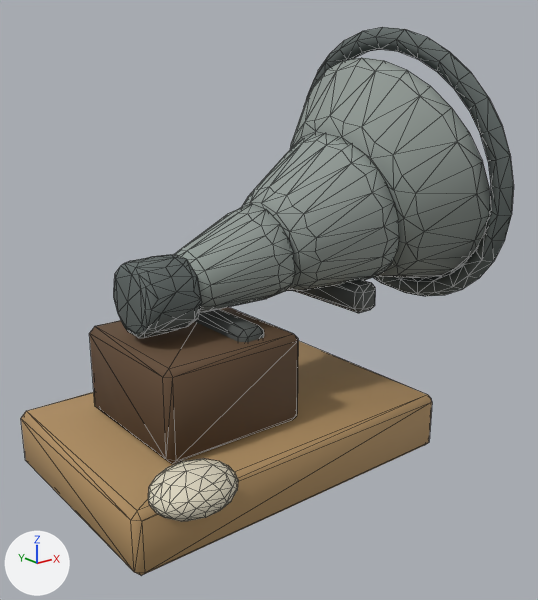
Before and after pictures for a commit that changed the glTF model sketches/core-loop/assets/models/park/props/sinkhole/echo_horn_a_lod1.glb.
One viewpoint serves both versions: a camera (50 mm lens) standing at (-3.05, -3.8, 2.62) and looking at (-0.07, -0.07, 1.12). Every picture has the same lights, and +X, +Y and +Z are marked at lower left. The first picture is the older version. Mesh edges are drawn as thin lines. Where no turn or scale is listed for an object, it has been applied to the vertices. Vertices at exactly the same position are counted once.

In view in the first picture: 'Surface.001'.
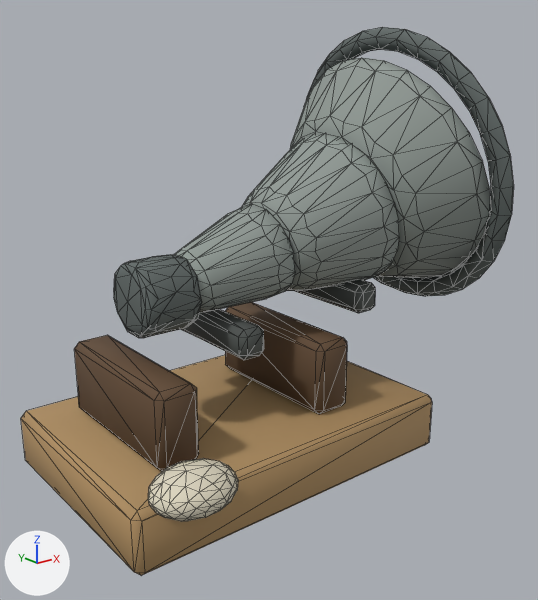
Edits to the bpy script that builds the scene:
```text
Change me_surface_001:
    used by ob_surface_001; location = (0.0, 0.0, 0.0)
    remove me_surface_001.from_pydata(...)  # 756 vertices, 1476 faces; spans x -1.51..1.51, y -1.07..1.07, z 0.0..2.88
    add me_surface_001.from_pydata(...)  # 769 vertices, 1498 faces; spans x -1.51..1.51, y -1.07..1.07, z 0.0..2.88
    me_surface_001 part 1: a new loose piece of 24 vertices spanning x -1.2..-0.92, y -0.51..0.59, z 0.4..0.9, in mat_paint
    me_surface_001 part 2: a new loose piece of 24 vertices spanning x 0.0..0.28, y -0.51..0.59, z 0.4..0.9, in mat_paint
    me_surface_001 part 3
    44 vertices are removed from x -1.11..-0.11, y -0.46..0.54, z 0.4..1.5
    129 faces are deleted
    10 vertices are added at x -1.04..-0.68, y -0.08..0.16, z 1.06..1.5
    65 new faces join them
    other edits to the shape of me_surface_001 do not show in these pictures
```

Pixel boxes (x1, y1, x2, y2) of what changed, in the pictures (538 x 600 px):
part 1 of me_surface_001, added (brown)
    after: (74, 335, 199, 471)
part 2 of me_surface_001, added (brown)
    after: (225, 302, 347, 414)
part 3 of me_surface_001, cut back
    before: (89, 254, 298, 464)
    after: (118, 254, 197, 338)
